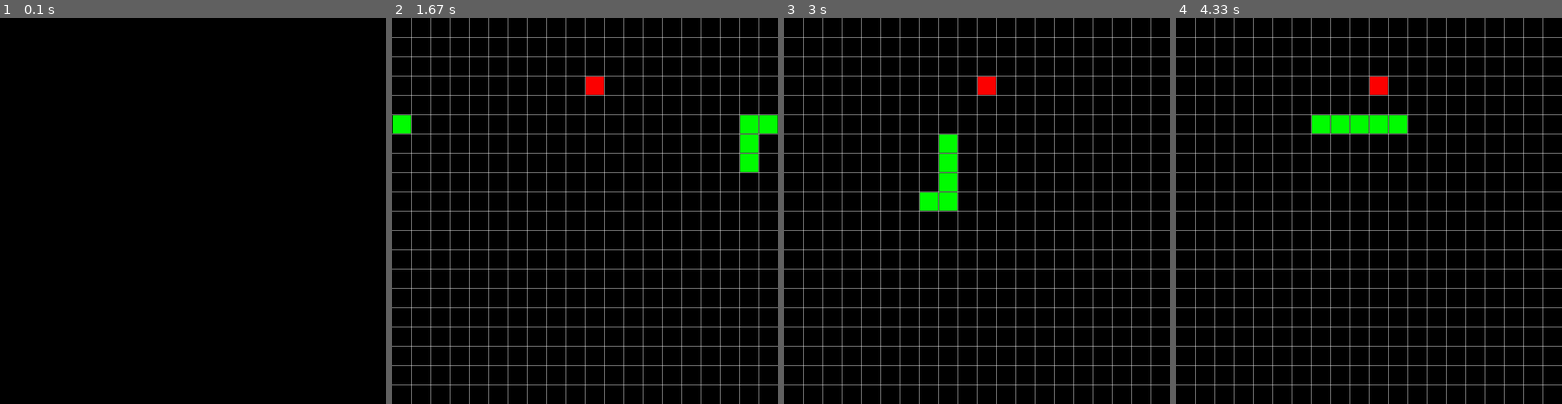
Above: before the commit, frames 1-4 (left to right).
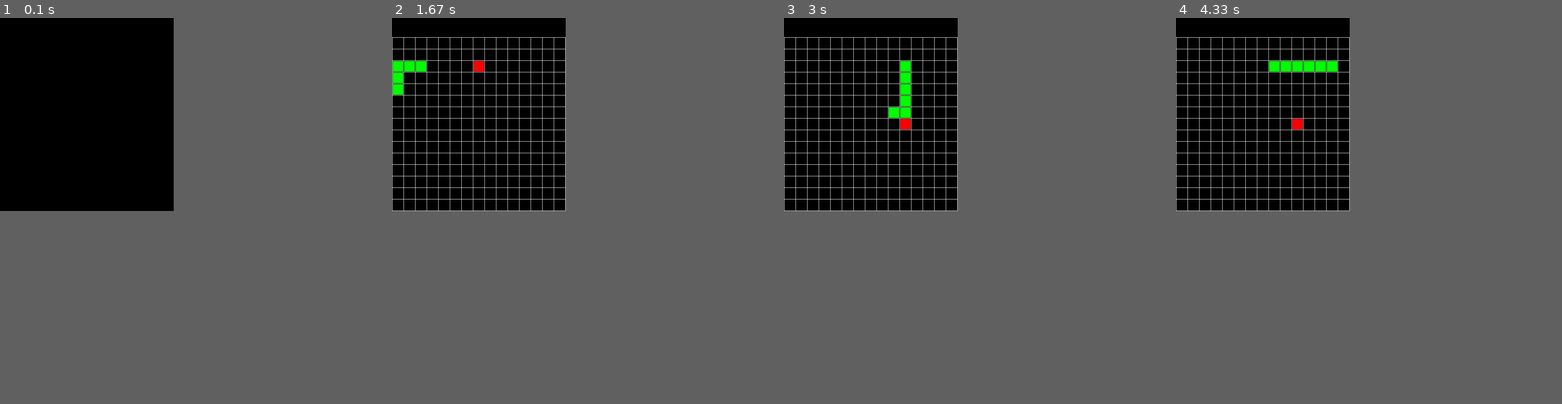
Above: after the commit, the same moments.

Repository: ah-aydin/Snake-pygame-
Game: pygame game, started from main.py
Same seed, same stepped clock (60 frames per second), same inputs: the game is played once before the commit and once after it.
Inputs:
- Up to frame 1 (0.1 s): no input
- Up to frame 2 (1.67 s): hold Right 0.33-0.8 s; hold Up 0.83-1.3 s; hold Right from 1.33 s (still down)
- Up to frame 3 (3 s): release Right at 1.8 s; hold Down 2.4-2.7 s; hold Left from 2.73 s (still down)
- Up to frame 4 (4.33 s): release Left at 3.13 s; hold Up 3.17-3.53 s; hold Right 3.57-4.2 s; hold Down from 4.23 s (still down)
In our replay, the window is 900x900 before the commit and 405x450 after it. These sizes can differ from the game's own. Grey fills any space a smaller window leaves; there, only what the larger window draws over its background counts as a difference.

The runs differ from the first frame. In frame 1, only the window size differs. In frame 2, 8.4% of the frame differs, in the area x 0-100%, y 0-100%; in frame 3, 8.4%; in frame 4, 8.5%.

Commit message:
Update main.py
Added empty space on top of the screen to add UI elemets.

Diff:
--- a/main.py
+++ b/main.py
@@ -5,8 +5,9 @@
 from tkinter import messagebox
 
 # Table variables
-size = 1000
-n_rows = 20
+top_offset = 50
+size = 450
+n_rows = 15
 dist = size // n_rows
 
 # Color variables
@@ -22,7 +23,7 @@
 
 pygame.init()
 
-window = pygame.display.set_mode((size, size))
+window = pygame.display.set_mode((size+1, size + top_offset+1))
 
 class Cube():
 
@@ -38,10 +39,10 @@
 
     def move(self):
         # Check borders
-        if self.pos[0] <= 0 and self.xdir == -1: self.pos = (size-dist, self.pos[1])
-        elif self.pos[0] >= size-dist and self.xdir == 1: self.pos = (0, self.pos[1])
-        elif self.pos[1] <= 0 and self.ydir == -1: self.pos = (self.pos[0], size-dist)
-        elif self.pos[1] >= size-dist and self.ydir == 1: self.pos = (self.pos[0], 0)
+        if self.pos[0] <= 0 and self.xdir == -1: self.pos = (size-dist, self.pos[1]) # X border left
+        elif self.pos[0] >= size-dist and self.xdir == 1: self.pos = (0, self.pos[1]) # X border right
+        elif self.pos[1] <= top_offset and self.ydir == -1: self.pos = (self.pos[0], size-dist+top_offset) # Y border top
+        elif self.pos[1] >= size-dist+top_offset and self.ydir == 1: self.pos = (self.pos[0], top_offset) # Y border bottom
         else: self.pos = (self.pos[0] + self.xdir * dist, self.pos[1] + self.ydir * dist)
 
     def draw(self, surface):
@@ -51,7 +52,7 @@
 
     rotations = {}
 
-    def __init__(self, pos=(dist * (n_rows // 2), dist * (n_rows // 2)), xdir=1, ydir=0, color=GREEN):
+    def __init__(self, pos=(0,0), xdir=1, ydir=0, color=GREEN):
         self.xdir = xdir
         self.ydir = ydir
         self.pos = pos
@@ -116,7 +117,8 @@
     while x == snake.pos[1] // n_rows:
         return
     y = rnd.randint(0, n_rows-1)
-    snack = Cube((x*dist,y*dist), 0, 0, RED)
+    snack_start_pos = (x*dist, y*dist + top_offset)
+    snack = Cube(snack_start_pos, 0, 0, RED)
 
 def draw_frame(surface):
     global snack
@@ -128,10 +130,10 @@
 
 def draw_grid(surface):
     i = 0
-    for l in range(n_rows):
+    for l in range(n_rows+2):
+        pygame.draw.line(surface, WHITE, (i,top_offset), (i,size+top_offset))
+        pygame.draw.line(surface, WHITE, (0,i+top_offset), (size,i+top_offset))
         i += dist
-        pygame.draw.line(surface, WHITE, (i,0), (i,size))
-        pygame.draw.line(surface, WHITE, (0,i), (size,i))
 
 def check_input():
 
@@ -150,7 +152,7 @@
     global snake
     global has_snack
     has_snack = False
-    snake = Snake()
+    snake = Snake(pos=(dist * (n_rows // 2), dist * (n_rows // 2) + top_offset))
 
     clock = pygame.time.Clock()
 
